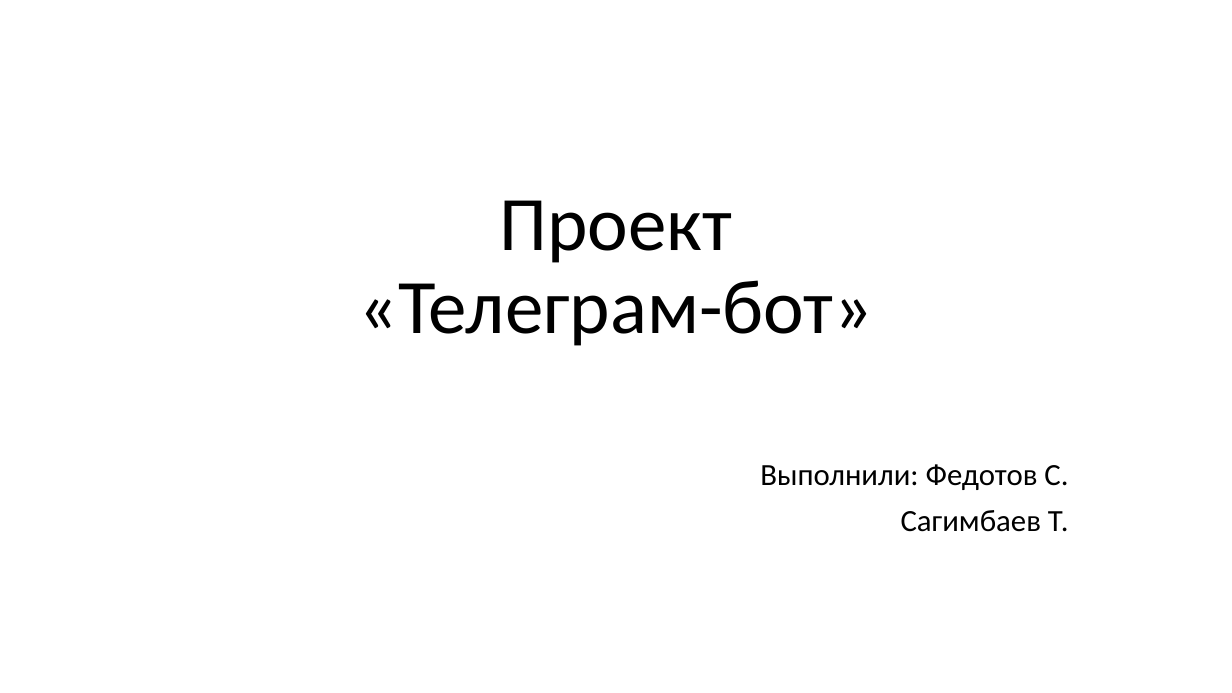
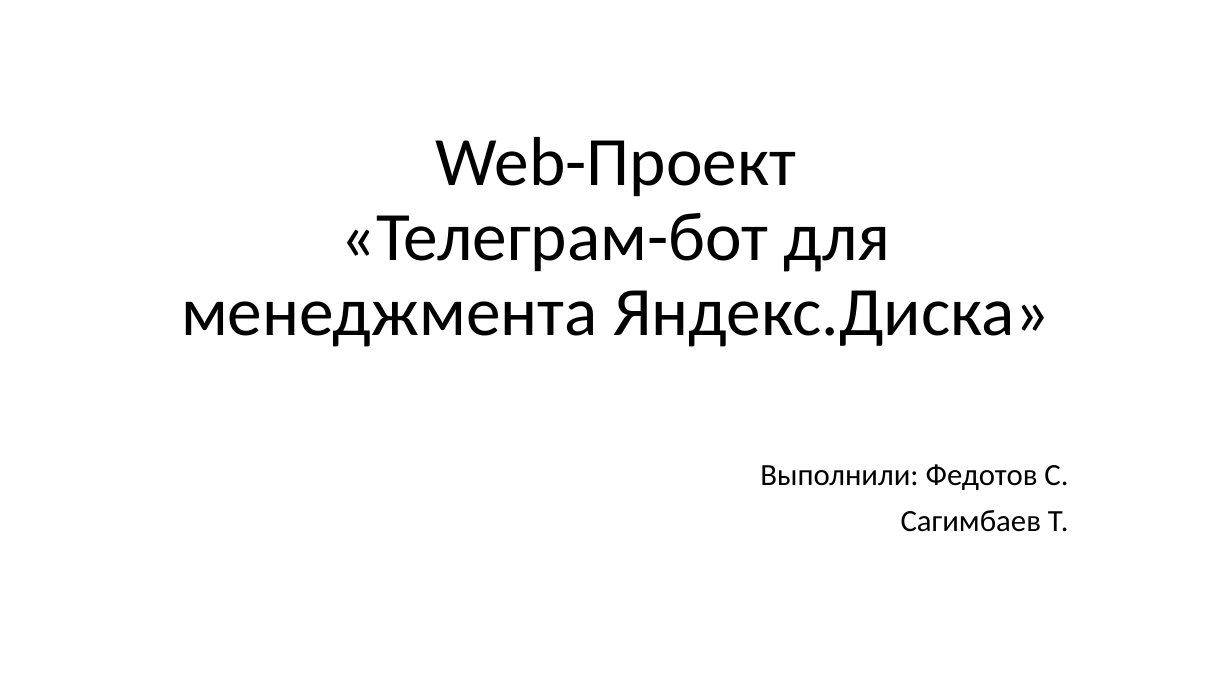
Before and after one commit to Timdevcc/yandex_disk, a slide deck: slide 1 of WebProject.pptx. Drawn at 1232x693 pixels with LibreOffice and Linux fonts; fonts in the diff are those of the drawing. Boxes give left, top, right and bottom in pixels: in the first picture for what was removed or moved away, otherwise in the second. Text is boxed around its words. In the diff, an @@ line names an element or a change of style, - is before the commit and + after.

```diff
--- a/WebProject.pptx
+++ b/WebProject.pptx
@@ title at <box>181,137,1050,347</box>: text changed; size 60 to 54 pt @@
-Проект
-«Телеграм-бот»
+Web-Проект
+«Телеграм-бот для менеджмента Яндекс.Диска»
```
Also in this commit, not shown: 1 other slide changed, 1 slide removed.
